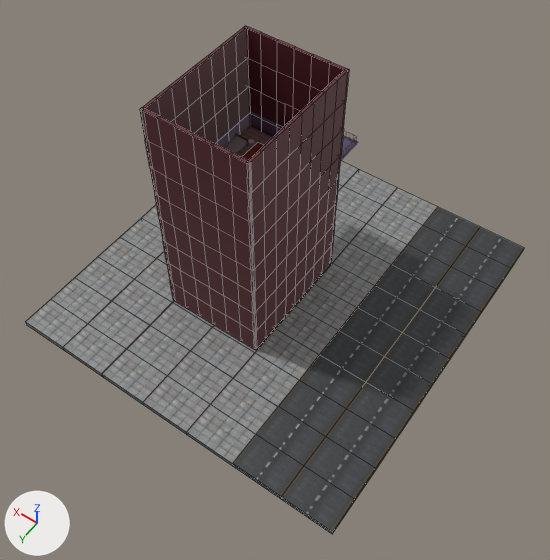
One commit to the OBJ model YumeNikki/Models/Room/Piso.obj: the scene before it, then after it.
The view is the same before and after, from a 50 mm lens placed at (-56.4, 71.6, 117.2), pointed at (-9.8, 6.3, 14.6). The axes (+X, +Y, +Z) are drawn at lower left. The lights are the same throughout. Mesh edges are drawn as thin lines on the coarser meshes. Where no turn or scale is listed for an object, it has been applied to the vertices.

Names of what the first picture shows: 'Plane.053_Plane.065', 'Plane.066_Plane.078', 'Plane.069_Plane.081', 'Plane.073_Plane.019', 'Plane.074_Plane.020', 'Plane.075_Plane.021', 'Plane.077_Plane.039', 'Plane.078_Plane.041', 'Wall.001_Plane.005', 'Wall.002_Plane.006', 'Wall.003_Plane.007', 'Wall_Plane.004'.
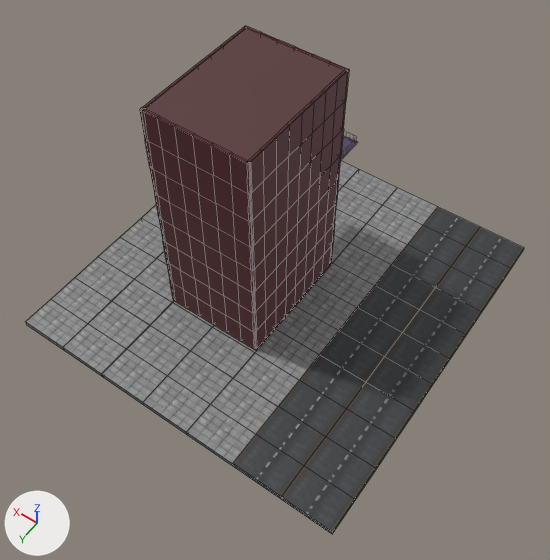
Boxes [x1, y1, x2, y2] around the edits, measured in the pictures (550 x 560 px):
'Plane.079_Plane.042', added (brown)
    after: [145, 29, 344, 160]
'Wall_Plane.004', unchanged, covered by the edit
    before: [142, 27, 249, 143]
    after: [142, 27, 246, 109]
'Wall.003_Plane.007', unchanged, covered by the edit
    both: [244, 26, 349, 261]
'Plane.001_Plane.003', unchanged, covered by the edit
    before: [214, 111, 359, 161]
    after: [341, 135, 359, 161]

Edits to the bpy script that builds the scene:
```text
Add mat_material_111:
    mat_material_111 = principled_material('Material.111')
    mat_material_111.texture = img_piso_png
    mat_material_111.roughness = 0.526
Add me_plane_079_plane_042:
    me_plane_079_plane_042.from_pydata(...)  # 4 vertices, 1 face; spans x -9.5..9.5, y -12.8..12.0, z 45.9
    me_plane_079_plane_042.materials.append(mat_material_111)  # picture img_piso_png
Add ob_plane_079_plane_042:
    ob_plane_079_plane_042 = bpy.data.objects.new('Plane.079_Plane.042', me_plane_079_plane_042)
    ob_plane_079_plane_042.location = (0.0, 0.0, 0.0)
```
